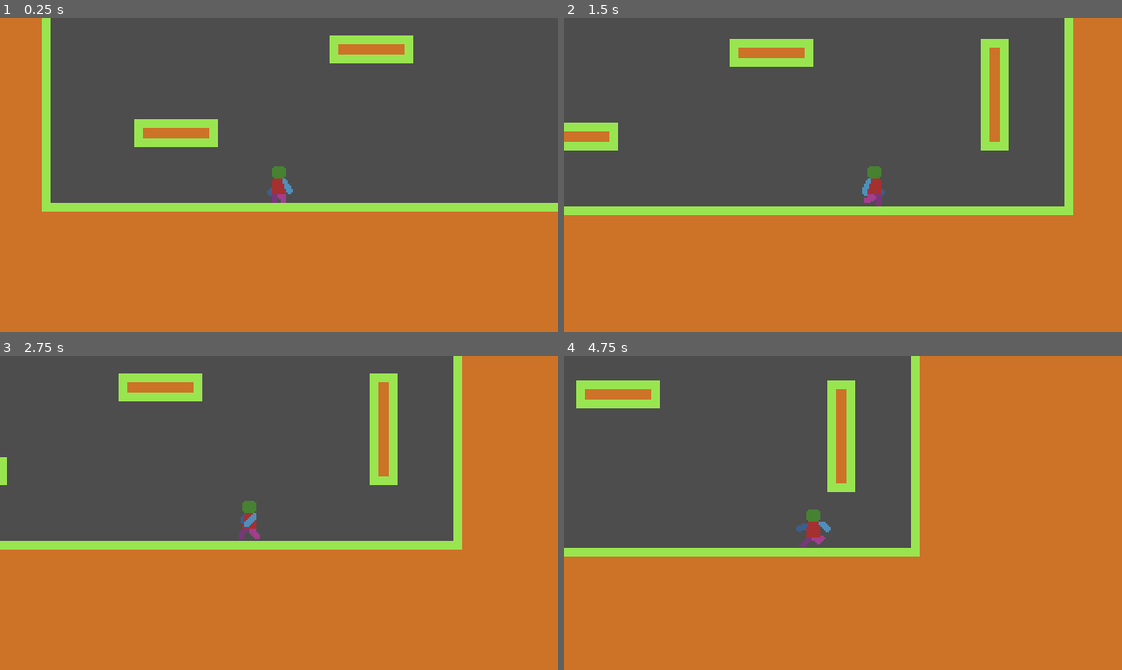
Above: before the commit, frames 1-4 (two rows, left to right).
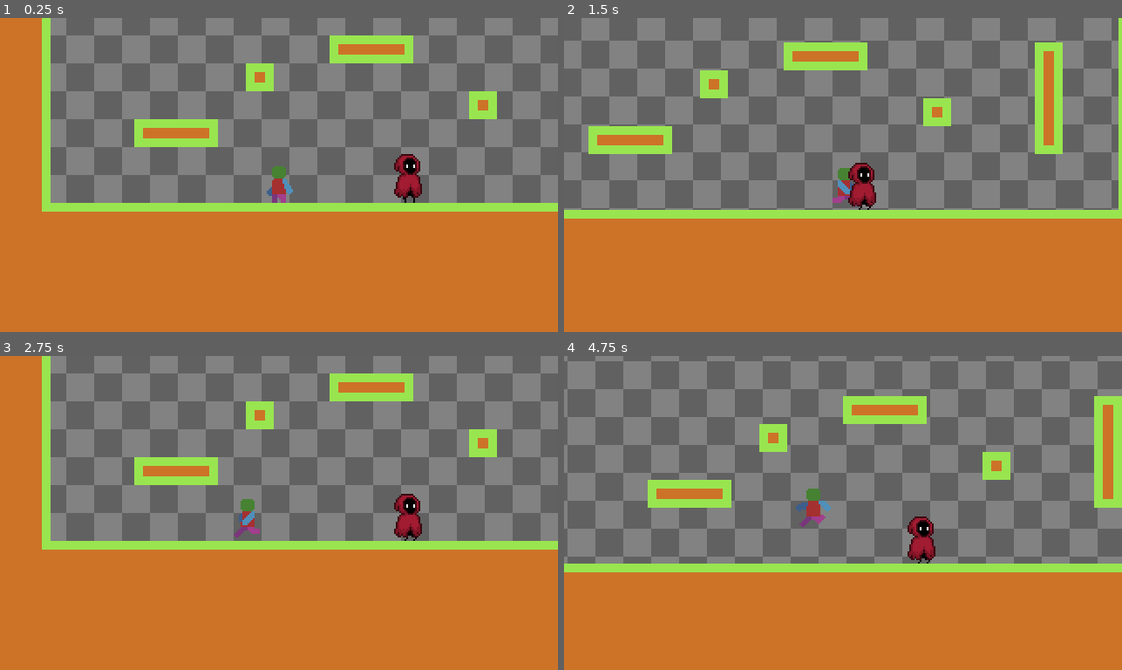
Above: after the commit, the same moments.

Repository: Vladimir91f/MyTest2DGame
Game: Godot game, scene res://MainScene/MainScene.tscn
Two runs of this game, one before a commit and one after it. Both use one fixed random seed, a clock stepped at 60 frames per second and the inputs below.
Inputs:
- Up to frame 1 (0.25 s): no input
- Up to frame 2 (1.5 s): hold D (KeyRight) from 0.53 s (still down); tap Space (KeyJump) at 0.77 s
- Up to frame 3 (2.75 s): tap Space (KeyJump) at 1.52 s; release D (KeyRight) at 2.03 s; hold A (KeyLeft) from 2.03 s (still down)
- Up to frame 4 (4.75 s): release A (KeyLeft) at 2.78 s; hold D (KeyRight) 2.78-4.28 s; tap Space (KeyJump) at 3.02, 3.77, 4.52 s; hold A (KeyLeft) from 4.28 s (still down)

The runs differ from the first frame. In frame 1, 26% of the frame differs, in the area x 9-100%, y 0-59%; in frame 2, 40%; in frame 3, 41%; in frame 4, 52%, in the area x 0-100%, y 0-69%.

Commit message:
Добавил врага, бэкграунд.

Diff:
--- /dev/null
+++ b/Entities/Enemies/Ghost/Ghost.gd
@@ -0,0 +1,8 @@
+extends CharacterBody2D
+
+func _physics_process(delta: float) -> void:
+	# Add the gravity.
+	if not is_on_floor():
+		velocity += get_gravity() * delta
+
+	move_and_slide()
--- /dev/null
+++ b/Entities/Enemies/Ghost/Ghost.tscn
@@ -0,0 +1,64 @@
+[gd_scene load_steps=7 format=3 uid="uid://xhqq1iwlysto"]
+
+[ext_resource type="Texture2D" uid="uid://b27labs8f4q2j" path="res://Resources/Ghost/Ghost_Assets.png" id="1_1r8ke"]
+[ext_resource type="Script" uid="uid://xhmqruhknjtb" path="res://Entities/Enemies/Ghost/Ghost.gd" id="1_6bqin"]
+
+[sub_resource type="RectangleShape2D" id="RectangleShape2D_3u0tb"]
+size = Vector2(14, 28)
+
+[sub_resource type="Animation" id="Animation_6bqin"]
+resource_name = "Idle"
+length = 0.6
+loop_mode = 1
+step = 0.02
+tracks/0/type = "value"
+tracks/0/imported = false
+tracks/0/enabled = true
+tracks/0/path = NodePath("Sprite:frame")
+tracks/0/interp = 1
+tracks/0/loop_wrap = true
+tracks/0/keys = {
+"times": PackedFloat32Array(0, 0.3),
+"transitions": PackedFloat32Array(1, 1),
+"update": 1,
+"values": [0, 1]
+}
+
+[sub_resource type="Animation" id="Animation_8p4ac"]
+length = 0.001
+tracks/0/type = "value"
+tracks/0/imported = false
+tracks/0/enabled = true
+tracks/0/path = NodePath("Sprite:frame")
+tracks/0/interp = 1
+tracks/0/loop_wrap = true
+tracks/0/keys = {
+"times": PackedFloat32Array(0),
+"transitions": PackedFloat32Array(1),
+"update": 1,
+"values": [0]
+}
+
+[sub_resource type="AnimationLibrary" id="AnimationLibrary_8praq"]
+_data = {
+&"Idle": SubResource("Animation_6bqin"),
+&"RESET": SubResource("Animation_8p4ac")
+}
+
+[node name="Ghost" type="CharacterBody2D"]
+script = ExtResource("1_6bqin")
+
+[node name="Collider" type="CollisionShape2D" parent="."]
+position = Vector2(0, 2)
+shape = SubResource("RectangleShape2D_3u0tb")
+
+[node name="Sprite" type="Sprite2D" parent="."]
+texture = ExtResource("1_1r8ke")
+hframes = 8
+vframes = 9
+
+[node name="Animator" type="AnimationPlayer" parent="."]
+libraries = {
+&"": SubResource("AnimationLibrary_8praq")
+}
+autoplay = "Idle"
--- a/Entities/Player/Player.tscn
+++ b/Entities/Player/Player.tscn
@@ -1,6 +1,6 @@
 [gd_scene load_steps=19 format=3 uid="uid://ovphx270r7d5"]
 
-[ext_resource type="Texture2D" uid="uid://hm8p4go5br66" path="res://Resources/Character base.png" id="1_e5kic"]
+[ext_resource type="Texture2D" uid="uid://hm8p4go5br66" path="res://Resources/Player/Character base.png" id="1_e5kic"]
 [ext_resource type="Script" uid="uid://d0pfwqvn8ji8q" path="res://Entities/Player/Player.gd" id="1_ww0jn"]
 [ext_resource type="Script" uid="uid://bch1hhrpljslk" path="res://Entities/Player/PlayerStateMachine.gd" id="3_1des2"]
 [ext_resource type="Script" uid="uid://dn7a2uandv4ny" path="res://Entities/Player/States/Idle.gd" id="4_an6q6"]
--- a/MainScene/MainScene.tscn
+++ b/MainScene/MainScene.tscn
@@ -1,7 +1,9 @@
-[gd_scene load_steps=5 format=4 uid="uid://dt1har2anshw6"]
+[gd_scene load_steps=7 format=4 uid="uid://dt1har2anshw6"]
 
 [ext_resource type="Texture2D" uid="uid://doosv1k61cpl1" path="res://Resources/Tiles 16x16.png" id="1_26cvq"]
+[ext_resource type="Texture2D" uid="uid://cayci64ycouit" path="res://Resources/bk.png" id="1_w4t61"]
 [ext_resource type="PackedScene" uid="uid://ovphx270r7d5" path="res://Entities/Player/Player.tscn" id="2_dbufk"]
+[ext_resource type="PackedScene" uid="uid://xhqq1iwlysto" path="res://Entities/Enemies/Ghost/Ghost.tscn" id="4_f4754"]
 
 [sub_resource type="TileSetAtlasSource" id="TileSetAtlasSource_dbufk"]
 texture = ExtResource("1_26cvq")
@@ -98,9 +100,23 @@
 
 [node name="MainScene" type="Node2D"]
 
+[node name="Parallax" type="Parallax2D" parent="."]
+scroll_scale = Vector2(0.7, 0.7)
+
+[node name="Background" type="TextureRect" parent="Parallax"]
+offset_left = -176.0
+offset_top = -144.0
+offset_right = 505.0
+offset_bottom = 317.0
+texture = ExtResource("1_w4t61")
+stretch_mode = 1
+
 [node name="Player" parent="." instance=ExtResource("2_dbufk")]
 position = Vector2(83, 143)
 
 [node name="Ground" type="TileMapLayer" parent="."]
-tile_map_data = PackedByteArray("AAD9/woAAAABAAAAAAD+/woAAAA …(13856 unchanged characters)… BAAEAAAAdAP7/AAABAAEAAAAdAP//AAABAAEAAAA=")
+tile_map_data = PackedByteArray("AAD9/woAAAABAAAAAAD+/woAAAA …(13856 unchanged characters)… BAAEAAAAdAP7/AAABAAEAAAAdAP//AAABAAEAAAAEAAUAAAADAAMAAAAMAAYAAAADAAMAAAA=")
 tile_set = SubResource("TileSet_w4t61")
+
+[node name="Ghost" parent="." instance=ExtResource("4_f4754")]
+position = Vector2(158, 144)
Not shown, added: Entities/Enemies/Ghost/Ghost.gd.uid
Binary file added: Resources/Ghost/Ghost_Assets.png
Not shown, added: Resources/Ghost/Ghost_Assets.png.import
Renamed: Resources/Character base.png -> Resources/Player/Character base.png
Not shown, added: Resources/Player/Character base.png.import
Binary file added: Resources/bk.png
Not shown, changed: Resources/bk.png.import
